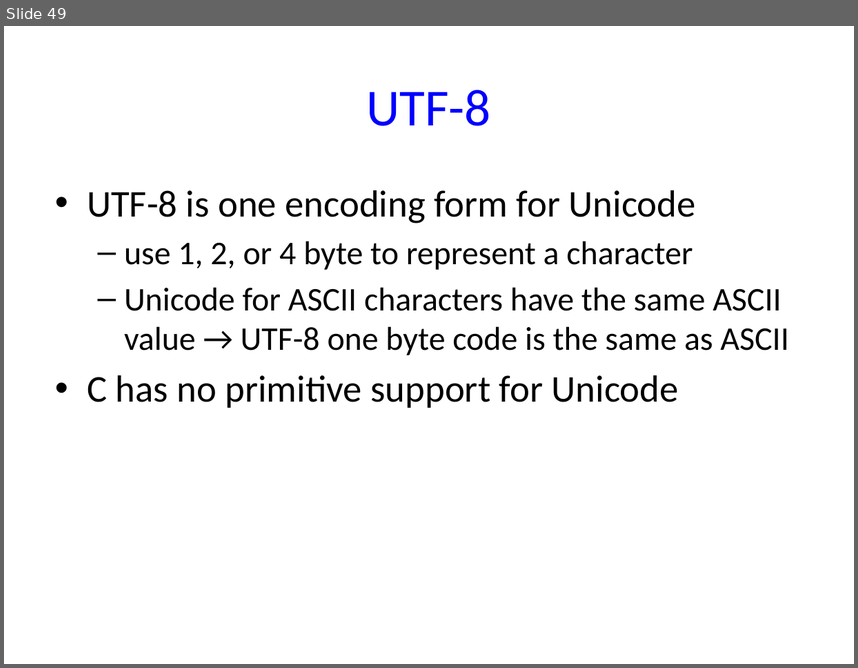
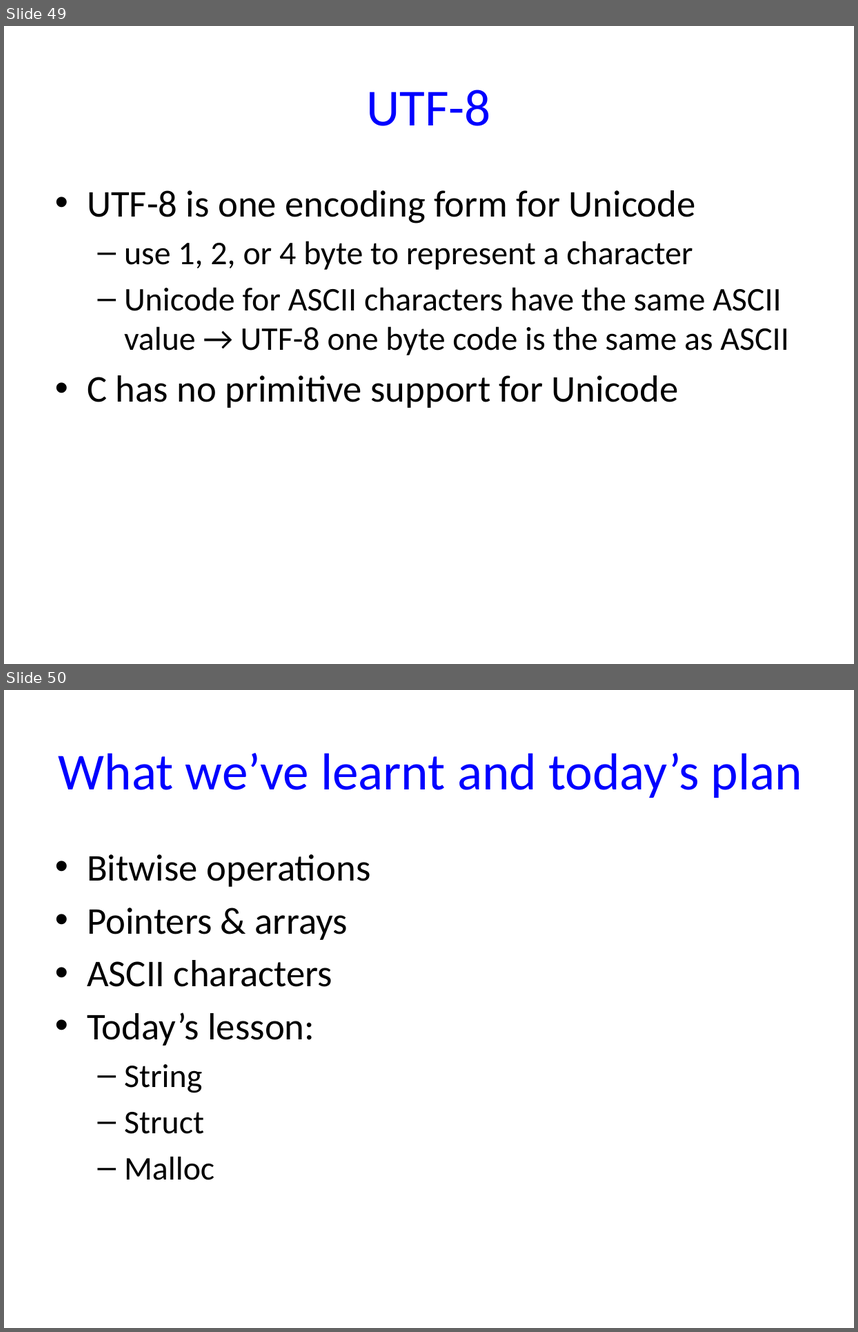
Before and after one commit to NYU-CSO/nyu-cso.github.io, a slide deck: notes/06-string-struct-malloc.pptx. Shown one above the other, each under a label of ours: slide 49 before the commit, slides 49 and 50 after it. The pictures are 858x668 and 858x1332 pixels, drawn with LibreOffice and Linux fonts; fonts in the diff are those of the drawing. Boxes give left, top, right and bottom in pixels: in the first picture for what was removed or moved away, otherwise in the second. Text is boxed around its words. In the diff, an @@ line names an element or a change of style, - is before the commit and + after.

```diff
--- a/notes/06-string-struct-malloc.pptx
+++ b/notes/06-string-struct-malloc.pptx
@@ slide 50 added at [4, 690, 854, 1328], background #FFFFFF @@
@@ title added at [59, 753, 802, 798], 44 pt, text #0000FF @@
+What we’ve learnt and today’s plan
@@ text added at [87, 854, 370, 1180], 32 pt, text #000000 @@
+• Bitwise operations
+• Pointers & arrays
+• ASCII characters
+• Today’s lesson:
+  – String
+  – Struct
+  – Malloc
```
Also in this commit, not shown: 2 slides changed, 8 other slides added, 2 slides removed, 2 other files.
